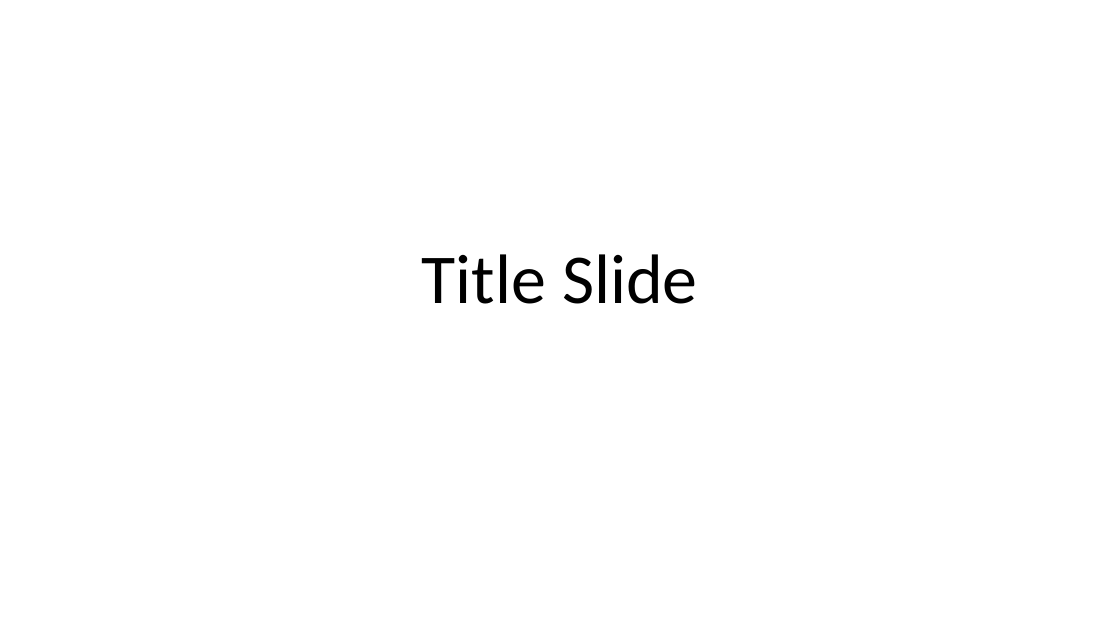
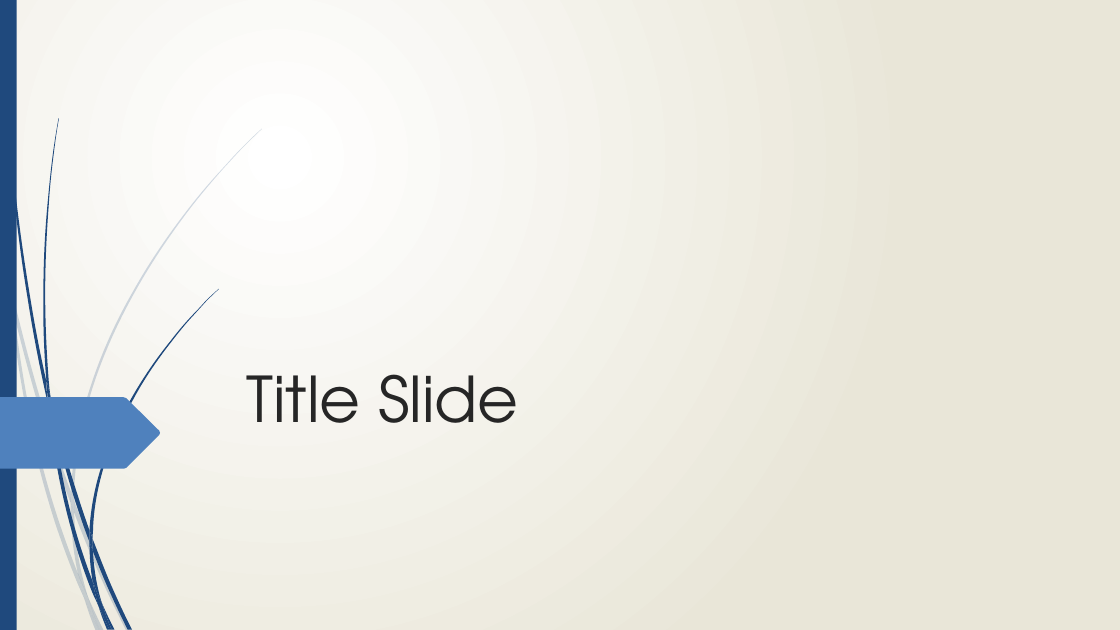
Before and after one commit to Jmr-Work/Pivotal_Presentation, a slide deck: slide 1 of Suppl/Pivotal Presentation - DTECTS.pptx. Drawn at 1120x630 pixels with LibreOffice and Linux fonts; fonts in the diff are those of the drawing. Boxes give left, top, right and bottom in pixels: in the first picture for what was removed or moved away, otherwise in the second. Text is boxed around its words. In the diff, an @@ line names an element or a change of style, - is before the commit and + after.

Commit message:
(+)    add template format

```diff
--- a/Suppl/Pivotal Presentation - DTECTS.pptx
+++ b/Suppl/Pivotal Presentation - DTECTS.pptx
@@ background #FFFFFF to gradient #FFFFFF to #EAE7D8 @@
@@ rectangle added at bbox=[0, 0, 17, 630], fill #1F497D @@
@@ title "Title Slide": place and size @@
-title "Title Slide" at bbox=[422, 254, 698, 304]
+title "Title Slide" at bbox=[246, 374, 519, 423]
@@ title "Title Slide" at bbox=[246, 374, 519, 423]: size 60 to 54 pt, font Calibri to TeX Gyre Adventor, text colour #000000 to #262626; alignment centre to left; line spacing 0.9 to 1 @@
@@ freeform shape added at bbox=[0, 397, 160, 469], fill #4F81BD @@
@@ group added at bbox=[0, 129, 262, 630]: 10 freeform shapes @@
@@ group added at bbox=[3, 0, 218, 630]: 12 freeform shapes @@
```
Also in this commit, not shown: 10 other slides changed.
